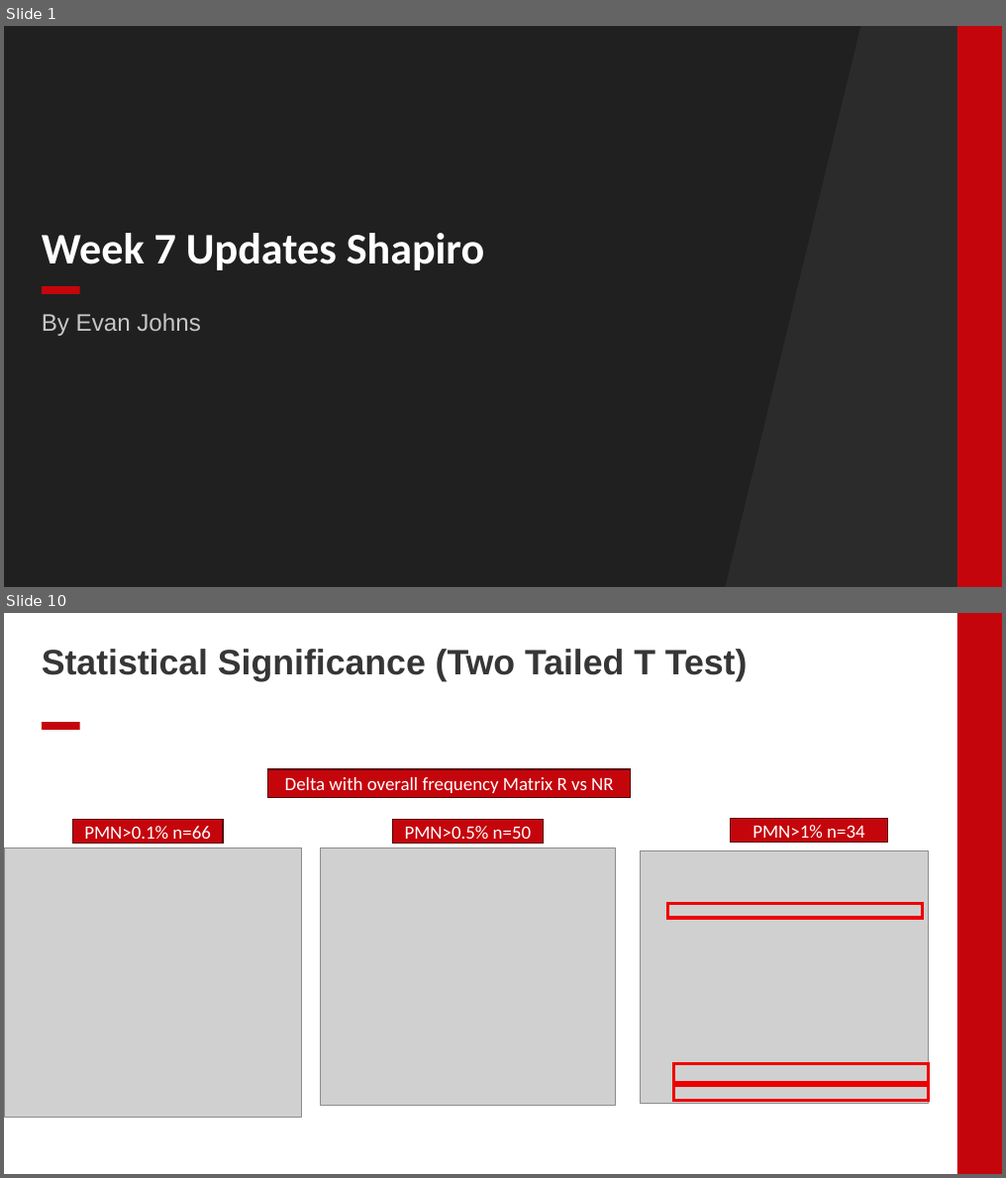
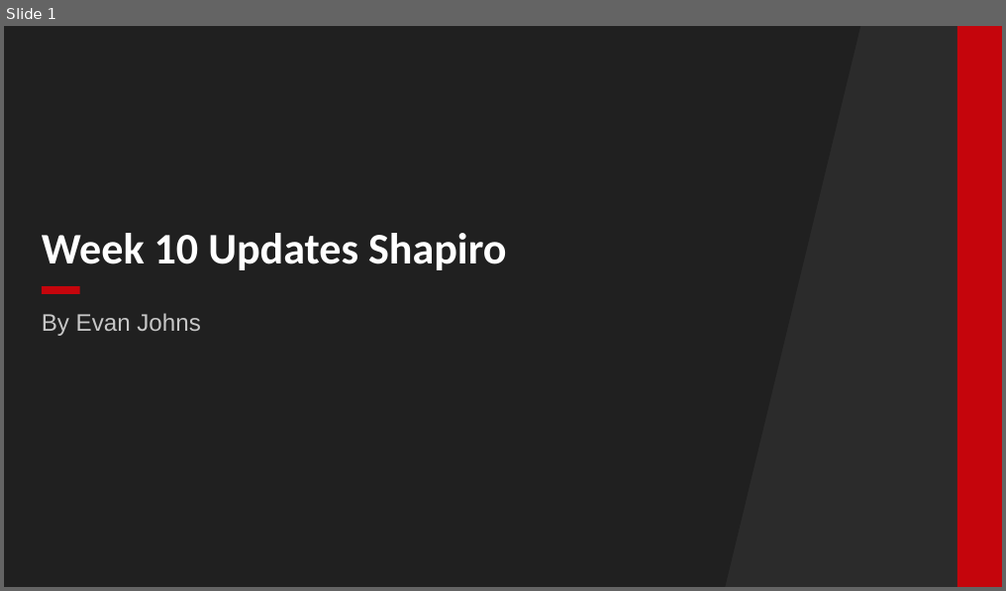
Before and after one commit to EDJohns/2025-Dinh-Lab-Research-Project, a slide deck: Shapiro 2025 Project/Weekly Updates/Week 7 Updates.pptx. Shown one above the other, each under a label of ours: slides 1 and 10 before the commit, slide 1 after it; the slides between them are not shown. The pictures are 1006x1178 and 1006x591 pixels, drawn with LibreOffice and Linux fonts; fonts in the diff are those of the drawing; grey boxes stand for pictures; background and template pictures are left out; a plain dark background stands for a picture behind light text. Boxes give left, top, right and bottom in pixels: in the first picture for what was removed or moved away, otherwise in the second. Text is boxed around its words. In the diff, an @@ line names an element or a change of style, - is before the commit and + after.

```diff
--- a/Shapiro 2025 Project/Weekly Updates/Week 7 Updates.pptx
+++ b/Shapiro 2025 Project/Weekly Updates/Week 7 Updates.pptx
@@ slide 10 removed at (4, 613, 1002, 1174), background #FFFFFF; not listed: 1 template element that a slide beside it also shows @@
@@ title removed at (42, 649, 747, 681) @@
-Statistical Significance (Two Tailed T Test)
@@ rectangle removed at (42, 722, 80, 730) @@
@@ rectangle removed at (268, 769, 631, 798) @@
-Delta with overall frequency Matrix R vs NR
@@ rectangle removed at (73, 820, 224, 844) @@
-PMN>0.1% n=66
@@ rectangle removed at (392, 820, 543, 844) @@
-PMN>0.5% n=50
@@ rectangle removed at (731, 818, 887, 842) @@
-PMN>1% n=34
@@ picture removed at (4, 848, 302, 1117) @@
@@ picture removed at (321, 848, 615, 1105) @@
@@ picture removed at (641, 851, 930, 1103) @@
@@ rectangle removed at (668, 903, 923, 918) @@
@@ rectangle removed at (674, 1064, 929, 1083) @@
@@ rectangle removed at (674, 1086, 929, 1100) @@
@@ slide 1 changed as well @@
@@ title at (42, 233, 506, 271): text changed @@
-Week 7 Updates Shapiro
+Week 10 Updates Shapiro
```
Also in this commit, not shown: 7 slides added, 18 other slides removed, 8 other files.
